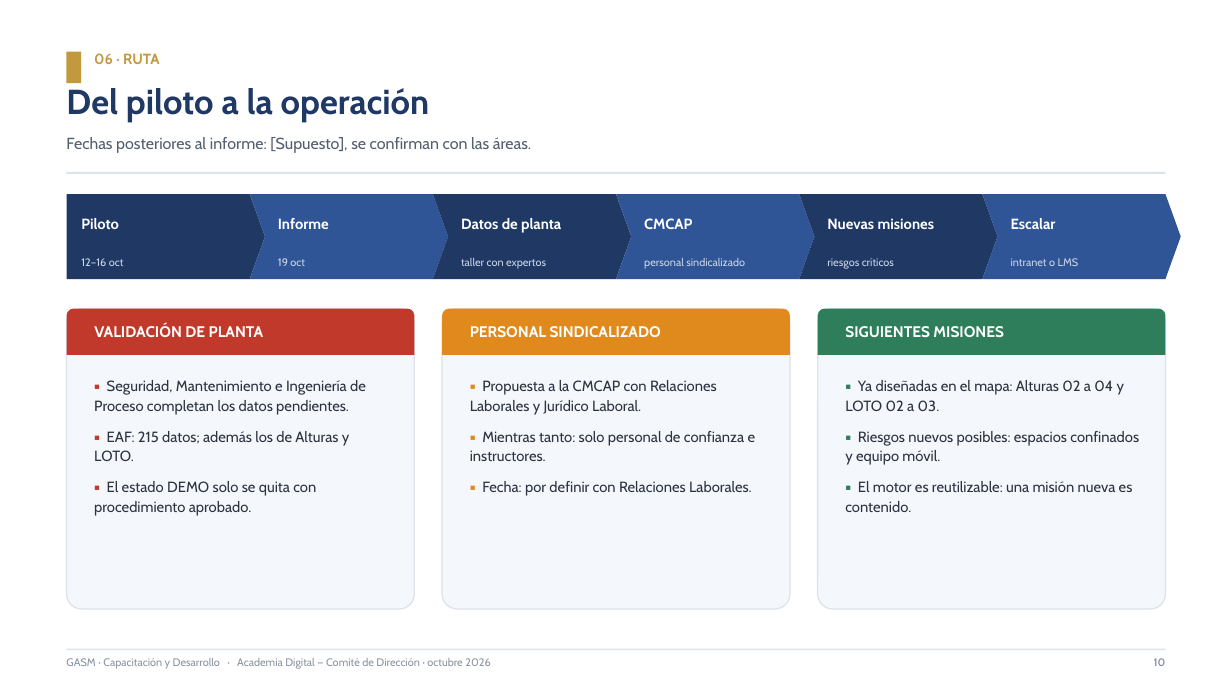
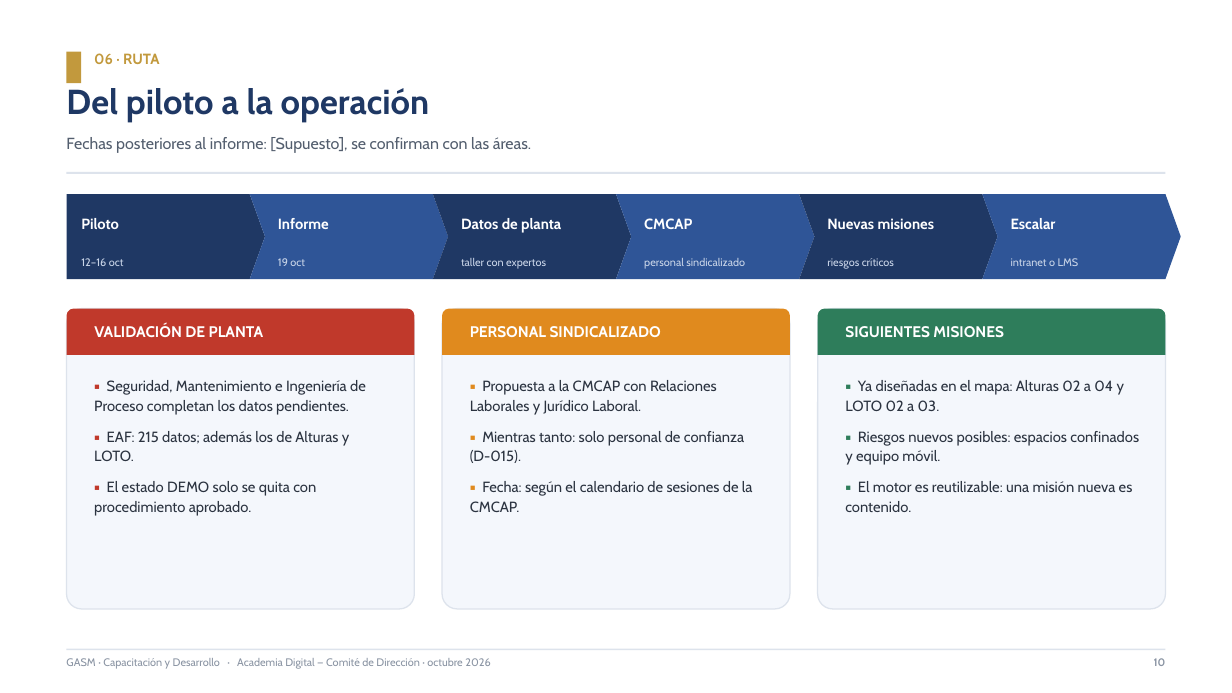
Before and after one commit to diegocardonaguzman03-maker/HR, a slide deck: slide 10 of entregables/2026-10-08-presentacion-comite/academia-digital-misiones-comite.pptx. Drawn at 1232x693 pixels with LibreOffice and Linux fonts; fonts in the diff are those of the drawing. Boxes give left, top, right and bottom in pixels: in the first picture for what was removed or moved away, otherwise in the second. Text is boxed around its words. In the diff, an @@ line names an element or a change of style, - is before the commit and + after.

```diff
--- a/entregables/2026-10-08-presentacion-comite/academia-digital-misiones-comite.pptx
+++ b/entregables/2026-10-08-presentacion-comite/academia-digital-misiones-comite.pptx
@@ text at <box>470,431,753,512</box>: text changed @@
-▪ Mientras tanto: solo personal de confianza e instructores.
-▪ Fecha: por definir con Relaciones Laborales.
+▪ Mientras tanto: solo personal de confianza (D-015).
+▪ Fecha: según el calendario de sesiones de la CMCAP.
```
Also in this commit, not shown: 9 other slides changed.
